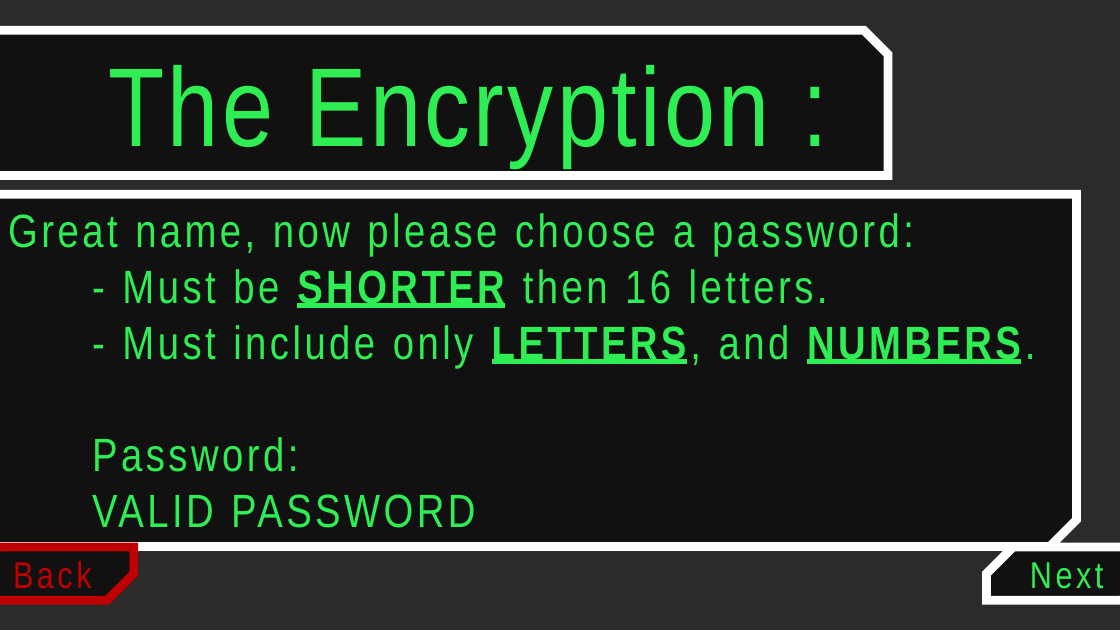
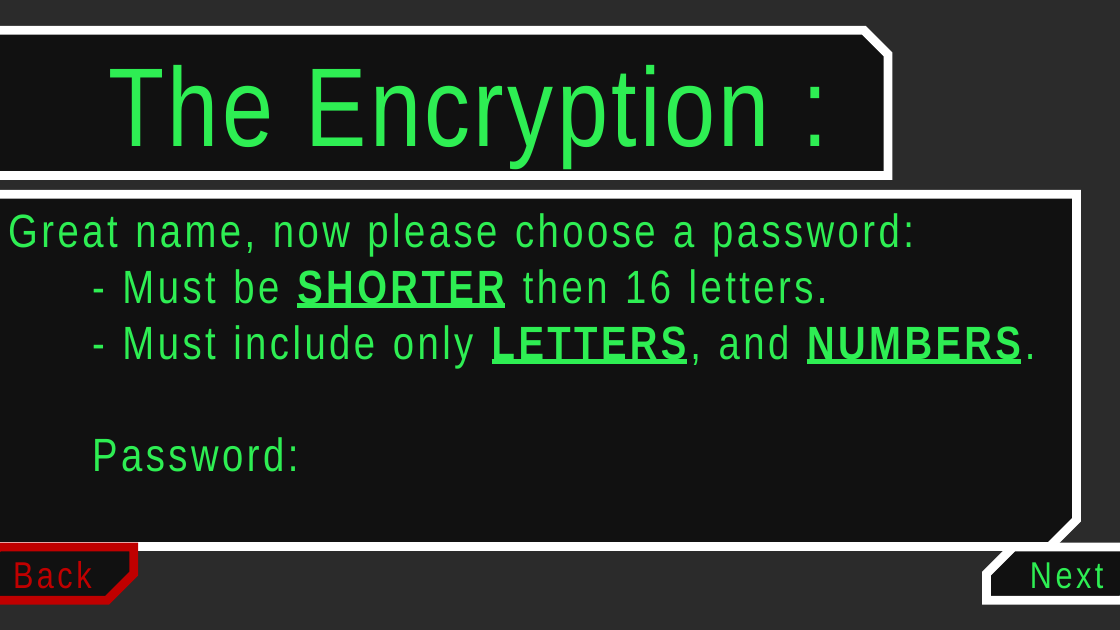
Before and after one commit to OmerWexler/Cyber-Assembly-Project, a slide deck: slide 43 of Screens/Presentation1.pptx (slide 45 before the commit). Drawn at 1120x630 pixels with LibreOffice and Linux fonts; fonts in the diff are those of the drawing; background and template pictures are left out; a plain dark background stands for a picture behind light text. Boxes give left, top, right and bottom in pixels: in the first picture for what was removed or moved away, otherwise in the second. Text is boxed around its words. In the diff, an @@ line names an element or a change of style, - is before the commit and + after.

```diff
--- a/Screens/Presentation1.pptx
+++ b/Screens/Presentation1.pptx
@@ text at (92, 494, 475, 528): paragraph removed @@
-VALID PASSWORD
```
Also in this commit, not shown: 1 other slide changed, 2 slides removed, 18 other files.
